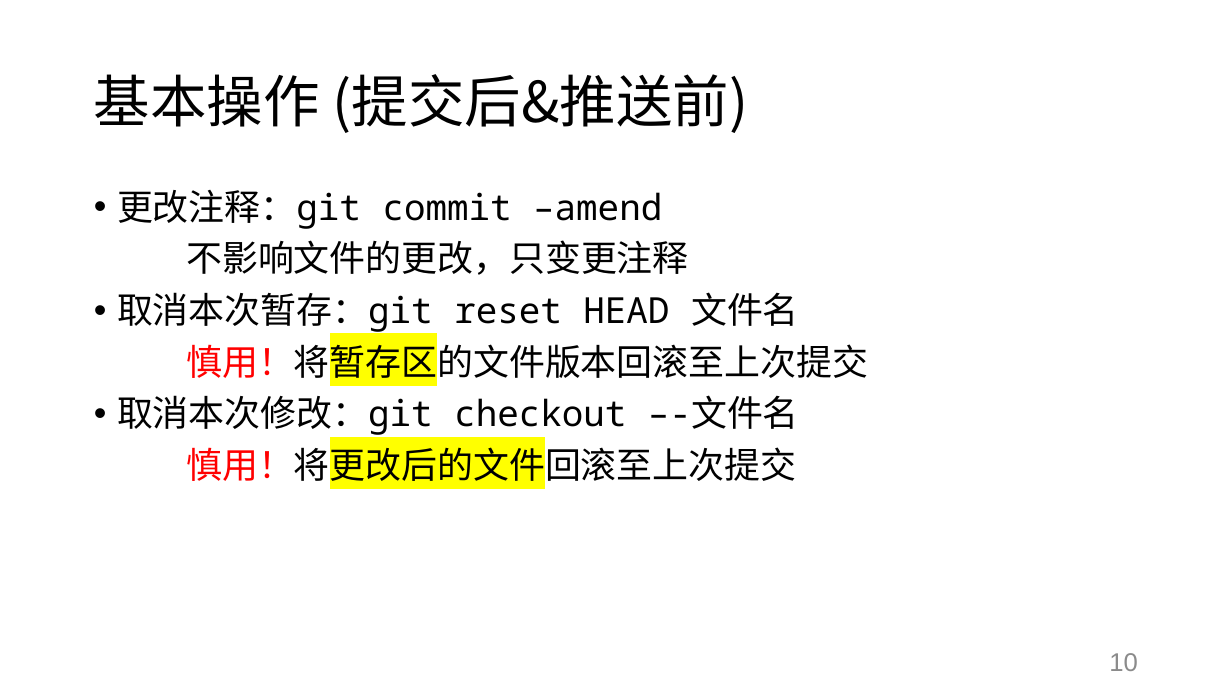
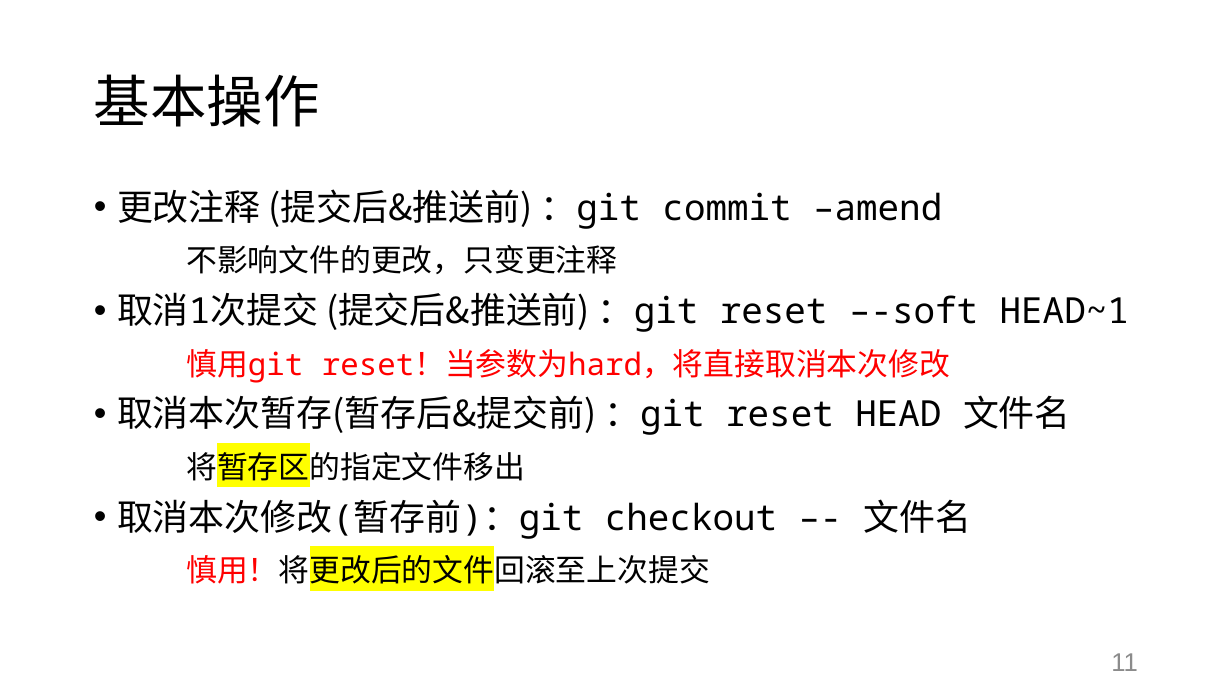
Before and after one commit to SwaggyZhang/Tutorial, a slide deck: slide 11 of 20220513.pptx (slide 10 before the commit). Drawn at 1232x693 pixels with LibreOffice and Linux fonts; fonts in the diff are those of the drawing. Boxes give left, top, right and bottom in pixels: in the first picture for what was removed or moved away, otherwise in the second. Text is boxed around its words. In the diff, an @@ line names an element or a change of style, - is before the commit and + after.

```diff
--- a/20220513.pptx
+++ b/20220513.pptx
@@ title at [94, 74, 320, 127]: text changed @@
-基本操作 (提交后&推送前)
+基本操作
@@ text at [117, 189, 942, 229]: text changed @@
-• 更改注释：git commit –amend
+• 更改注释 (提交后&推送前) ：git commit –amend
@@ text at [186, 245, 710, 590]: size 28 to 24 pt in "不影响文件的更改，只变更注释", "慎用！将更改后的文件回滚至上次提交" @@
@@ text at [117, 292, 1129, 539]: text changed @@
-• 取消本次暂存：git reset HEAD 文件名
-慎用！将暂存区的文件版本回滚至上次提交
-• 取消本次修改：git checkout –-文件名
+• 取消1次提交 (提交后&推送前) ：git reset –-soft HEAD~1
+慎用git reset！当参数为hard，将直接取消本次修改
+• 取消本次暂存(暂存后&提交前) ：git reset HEAD 文件名
+将暂存区的指定文件移出
+• 取消本次修改(暂存前)：git checkout –- 文件名
@@ page number at [1111, 653, 1138, 671]: text changed @@
-10
+11
```
Also in this commit, not shown: 6 other slides changed, 3 slides added, 5 other files.
